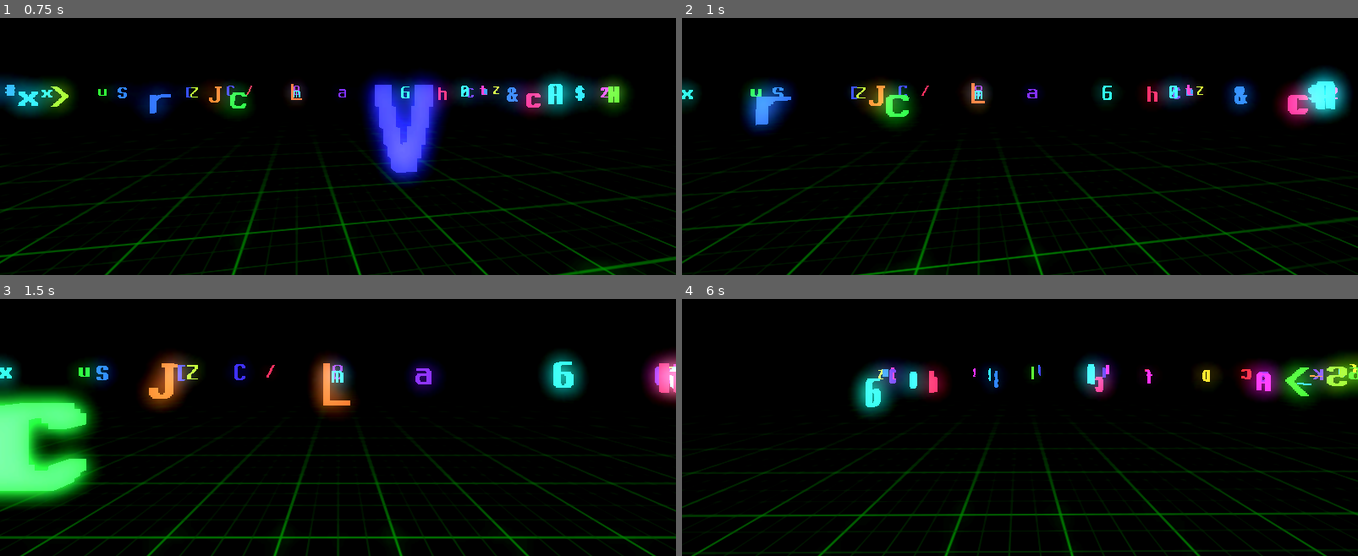
Above: before the commit, frames 1-4 (two rows, left to right).
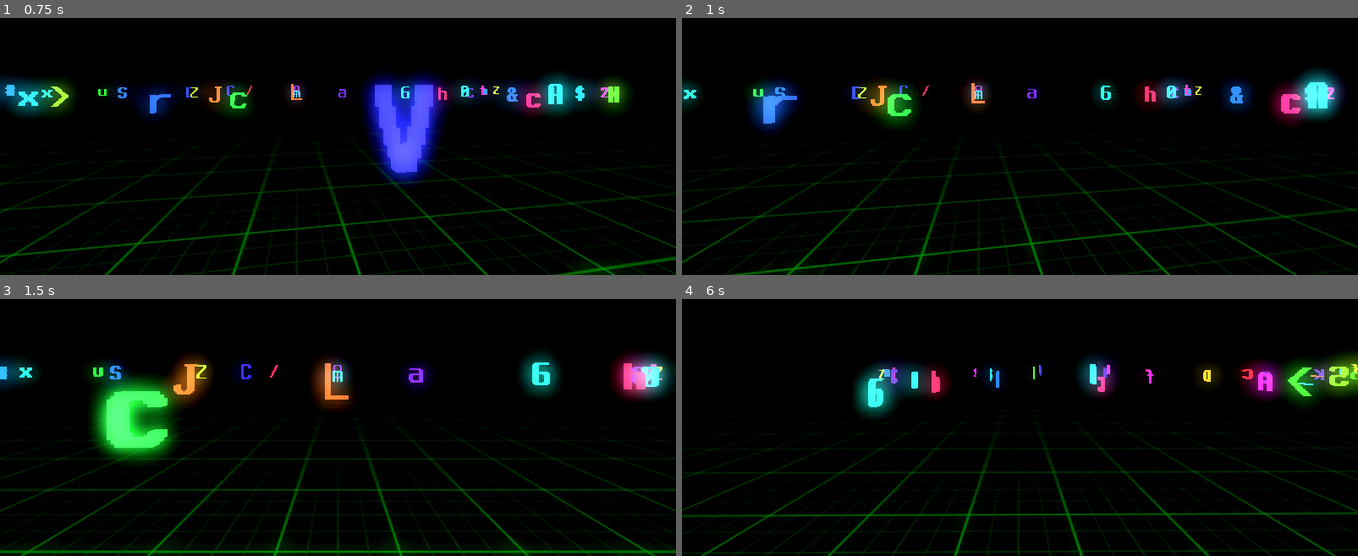
Above: after the commit, the same moments.

Repository: OneHoopyFrood/RoboKitty3D
Game: Godot game, scene res://World/World.tscn
Two runs of this game, one before a commit and one after it. Both use one fixed random seed, a clock stepped at 60 frames per second and the inputs below.
Inputs (mouse positions are in pixels of both pictures, inside the frame that each line leads up to):
- Up to frame 1 (0.75 s): move the mouse to (371, 84) at 0.52 s; hold W (move_forward) from 0.53 s (still down); hold Ctrl (look) from 0.53 s (still down); click (371, 84) at 0.67 s
- Up to frame 2 (1 s): keep holding W (move_forward); keep holding Ctrl (look)
- Up to frame 3 (1.5 s): keep holding W (move_forward); move the mouse to (304, 368) at 1.27 s; release Ctrl (look) at 1.28 s; tap Ctrl (look) at 1.35 s
- Up to frame 4 (6 s): move the mouse to (1033, 360) at 2.02 s; hold Ctrl (look) 2.03-2.78 s; move the mouse to (1013, 373) at 2.77 s; tap Ctrl (look) at 2.85, 4.35, 5.85 s; click (1013, 373) at 2.92 s; move the mouse to (1067, 370) at 3.52 s; hold Ctrl (look) 3.53-4.28 s; move the mouse to (965, 360) at 4.27 s; move the mouse to (1026, 365) at 5.02 s; hold Ctrl (look) 5.03-5.78 s; click (1026, 365) at 5.17 s; move the mouse to (992, 358) at 5.77 s; release W (move_forward) at 5.78 s; hold D (move_right) from 5.78 s (still down)

Frame 1 is identical in both runs. In frame 2, 6.2% of the frame differs, in the area x 0-100%, y 20-100%; in frame 3, 20%; in frame 4, 4.4%.

Commit message:
Enhance player movement and interaction: implement grid snapping, bump interaction, and sound effects

Diff:
--- a/Player/Player.gd
+++ b/Player/Player.gd
@@ -1,10 +1,13 @@
 extends CharacterBody3D
 
-@export var step_size: float = 1.0         # how big is one grid cell? (basically 1.0)
-@export var step_duration: float = 0.1     # how long to spend moving one cell
+@export var step_size: float = 1.0 # how big is one grid cell? (basically 1.0)
+@export var step_duration: float = 0.1 # how long to spend moving one cell
 @export var turn_duration: float = 0.25
 @export var mouse_sensitivity: float = 0.15
 @export var eye_height: float = 1
+
+@export var dialog_ui_path: NodePath
+@export var select_sfx_stream: AudioStream
 
 var cam: Camera3D
 var shape: CollisionShape3D
@@ -16,16 +19,34 @@
 var is_moving: bool = false
 var move_dir: Vector3 = Vector3.ZERO
 var target_position: Vector3 = Vector3.ZERO
+var start_position: Vector3 = Vector3.ZERO # Grid-aligned position at movement start
 
 var _tween: Tween
+var _dialog_ui: Node = null
+var _sfx: AudioStreamPlayer = null
+
+const symbol_group = "symbol"
 
 func _ready():
   cam = $FPV
   shape = $HitBox
   Input.set_mouse_mode(Input.MOUSE_MODE_CAPTURED)
 
+  # Snap to grid on startup
+  _snap_to_grid()
+
   # Position camera at eye level
   cam.position = Vector3(0, eye_height, 0)
+
+  # Wire dialog UI if provided
+  if dialog_ui_path != NodePath(""):
+    _dialog_ui = get_node_or_null(dialog_ui_path)
+
+  # Simple SFX player
+  _sfx = AudioStreamPlayer.new()
+  add_child(_sfx)
+  if select_sfx_stream:
+    _sfx.stream = select_sfx_stream
 
 func _input(event):
   if event is InputEventMouseMotion:
@@ -48,10 +69,23 @@
       turn_left()
     elif Input.is_action_just_pressed("move_right"):
       turn_right()
-    elif Input.is_action_pressed("move_forward"):
-      start_move(-transform.basis.z)
-    elif Input.is_action_pressed("move_back"):
-      start_move(transform.basis.z)
+    else:
+      # Try interaction on a *fresh* forward press
+      # NOTE: Interactions only trigger on intentional bumps (standing -> just_pressed).
+      # Walking into symbols (action_pressed while moving) should collide naturally
+      # without triggering interaction.
+      if Input.is_action_just_pressed("move_forward"):
+        var symbol = _try_bump_interact()
+        if symbol:
+          # interacted; do not move
+          _on_bumped_symbol(symbol)
+        else:
+          start_move(-transform.basis.z)
+      # Holding W for zoom should still step repeatedly when not interacting
+      elif Input.is_action_pressed("move_forward"):
+        start_move(-transform.basis.z)
+      elif Input.is_action_pressed("move_back"):
+        start_move(transform.basis.z)
 
   # Mouse look
   if Input.is_action_pressed("look"):
@@ -66,29 +100,36 @@
   if Input.is_action_just_released("look"):
     recenter_look()
 
-
 func _physics_process(delta):
   if is_moving:
     # Compute the speed so we travel exactly step_size units in step_duration seconds
     var speed = step_size / step_duration
     velocity = move_dir.normalized() * speed
 
-    var pre_move_pos = position
     move_and_slide()
 
     if move_dir.dot(target_position - global_transform.origin) <= 0:
       is_moving = false
+      _snap_to_grid() # Snap to grid after completing move
     elif velocity == Vector3.ZERO:
       #print("Hit something")
-      position = pre_move_pos
+      position = start_position # Return to grid-aligned start position
       is_moving = false
+      # No need to snap - start_position is already grid-aligned
     # else still moving
   else:
     # If we’re not moving, ensure velocity is zero
     velocity = Vector3.ZERO
 
+    # Save position before move_and_slide to detect collision push
+    var before_pos = position
+
     # You still HAVE to call move_and_slide() every frame so that physics state stays consistent
     move_and_slide()
+
+    # If we got pushed by a collision, snap back to grid
+    if position != before_pos:
+      _snap_to_grid()
 
 func start_move(direction: Vector3) -> void:
   direction.y = 0
@@ -97,8 +138,9 @@
   # Set up our “moving” state
   move_dir = direction
   is_moving = true
-
-  # Calculate exactly one cell ahead
+  # Store current grid-aligned position for collision bounce-back
+  start_position = global_transform.origin
+    # Calculate exactly one cell ahead
   target_position = global_transform.origin + move_dir * step_size
 
 func turn_left():
@@ -119,14 +161,20 @@
   _tween.set_ease(Tween.EASE_OUT).set_trans(Tween.TRANS_ELASTIC)
   _tween.tween_property(cam, "rotation_degrees", Vector3.ZERO, 0.2)
 
-func _cardinalize_deg(turn_deg: int) -> int:
-  return round(turn_deg / 90) * 90
-
-func _face_degree(turn_degrees: int):
-  # Tween your rotation_degrees around the Y axis; collisions don’t care about rotation anyway
-  _tween = create_tween().bind_node(self)
+func _cardinalize_deg(turn_deg: float) -> float:
+  # First normalize to cardinal direction
+  var cardinalized = round(turn_deg / 90) * 90
+  # Then wrap to -180 to 180 range
+  while cardinalized > 180:
+    cardinalized -= 360
+  while cardinalized <= -180:
+    cardinalized += 360
+  return cardinalized
+
+func _face_degree(turn_degrees: float):
+  _tween = create_tween().bind_node(self )
   _tween.set_trans(Tween.TRANS_ELASTIC)
-  _tween.tween_property(self, "rotation_degrees", Vector3(0, turn_degrees, 0), turn_duration)
+  _tween.tween_property(self , "rotation_degrees", Vector3(0, turn_degrees, 0), turn_duration)
 
 func _toggle_mouse_capture(release := false):
   if _is_mouse_captive() or release:
@@ -138,3 +186,47 @@
 
 func _is_mouse_captive() -> bool:
   return Input.mouse_mode == Input.MOUSE_MODE_CAPTURED
+
+func _snap_to_grid() -> void:
+  # Snap position to nearest grid cell center
+  var snapped_pos = global_transform.origin
+  snapped_pos.x = round(snapped_pos.x / step_size) * step_size
+  snapped_pos.z = round(snapped_pos.z / step_size) * step_size
+  global_transform.origin = snapped_pos
+
+func _try_bump_interact() -> Node:
+  # Cast one cell ahead on a horizontal line from player center
+  var from := global_transform.origin + Vector3(0, eye_height * 0.5, 0)
+  var fwd := -transform.basis.z
+  fwd.y = 0
+  fwd = fwd.normalized()
+  var to := from + fwd * (step_size * 0.95)
+
+  var space := get_world_3d().direct_space_state
+  var query := PhysicsRayQueryParameters3D.create(from, to)
+  query.exclude = [ self ]
+  var hit := space.intersect_ray(query)
+
+  if hit.size() > 0 and hit.has("collider") and hit.collider:
+    var col: Node = hit.collider
+    if col.is_in_group(symbol_group):
+      return col
+  return null
+
+func _on_bumped_symbol(symbol: Node) -> void:
+  # Play sfx
+  if _sfx and _sfx.stream:
+    _sfx.play()
+
+  # Get blurb safely
+  var blurb := ""
+  if symbol.has_method("get_blurb"):
+    blurb = symbol.get_blurb()
+  elif symbol.has_meta("blurb"):
+    blurb = str(symbol.get_meta("blurb"))
+  elif "blurb" in symbol:
+    blurb = str(symbol.blurb)
+
+  # Open dialog if wired
+  if _dialog_ui and _dialog_ui.has_method("open"):
+    _dialog_ui.open(blurb)
